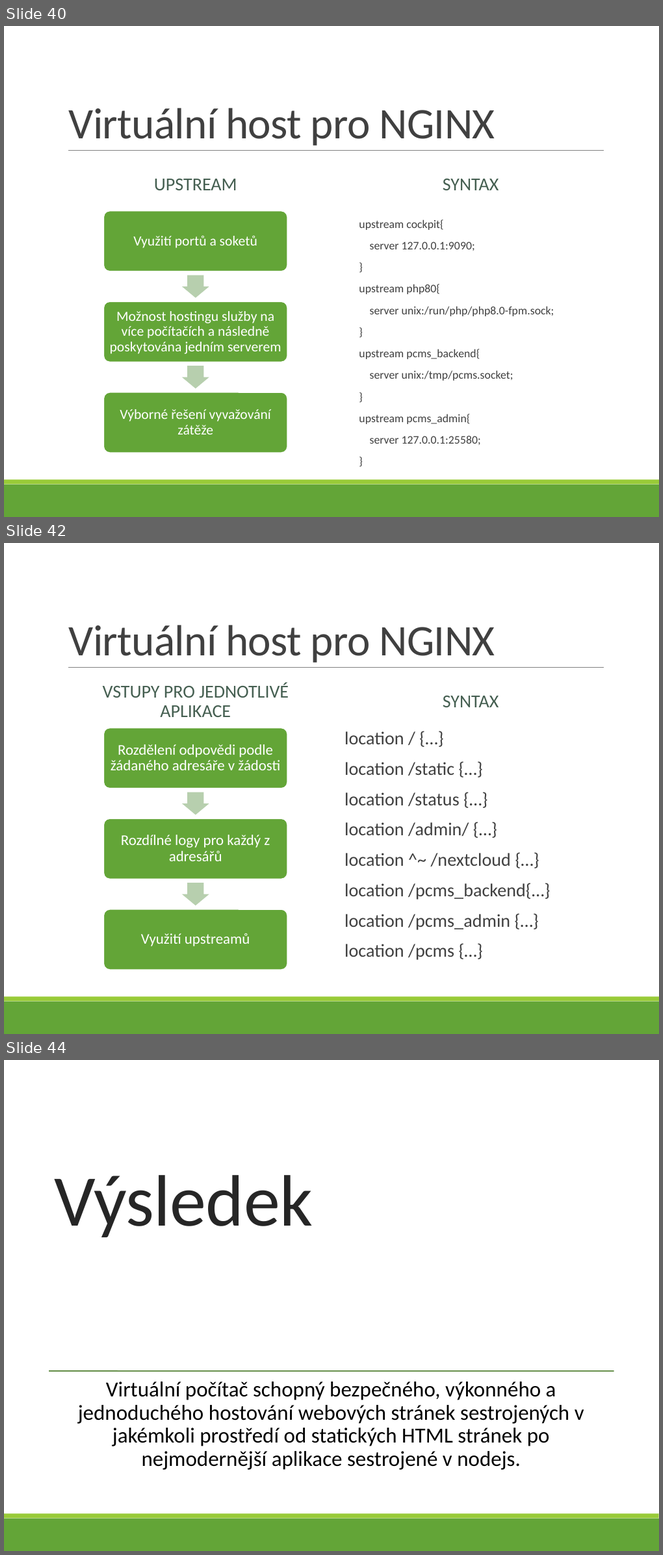
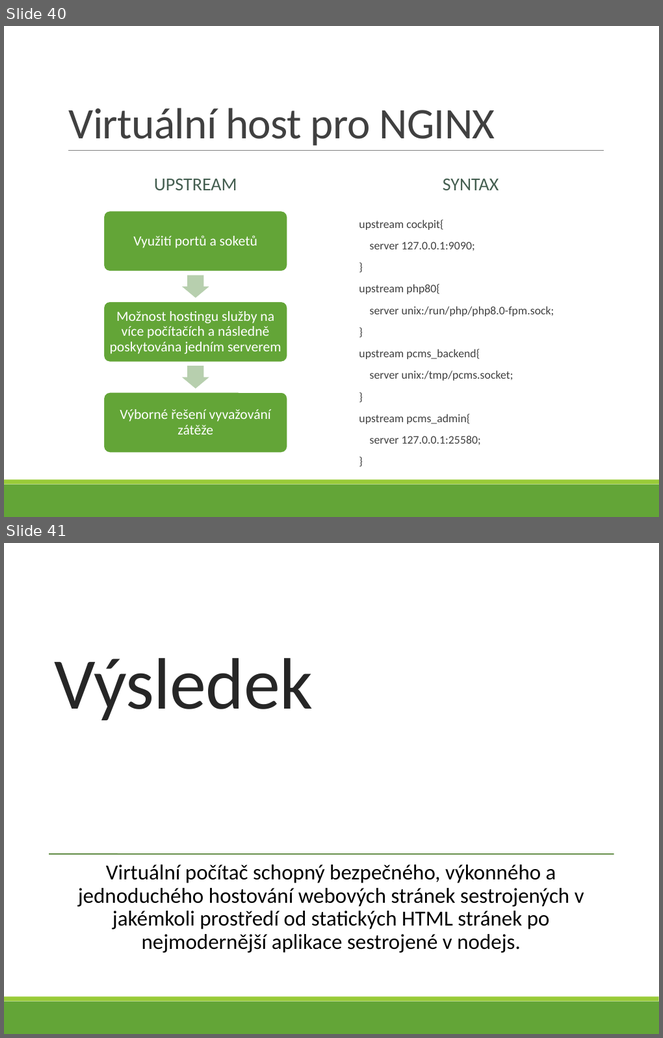
Before and after one commit to bastakka/graduation, a slide deck: Thesis/V4D Bašta Karel - 5 - VMware.pptx. Shown one above the other, each under a label of ours: slides 40, 42 and 44 before the commit, slides 40 and 41 after it; the slides between them are not shown. The pictures are 663x1555 and 663x1038 pixels, drawn with LibreOffice and Linux fonts; fonts in the diff are those of the drawing. Boxes give left, top, right and bottom in pixels: in the first picture for what was removed or moved away, otherwise in the second. Text is boxed around its words. In the diff, an @@ line names an element or a change of style, - is before the commit and + after.

```diff
--- a/Thesis/V4D Bašta Karel - 5 - VMware.pptx
+++ b/Thesis/V4D Bašta Karel - 5 - VMware.pptx
@@ slide 42 removed at (4, 543, 659, 1034), background #FFFFFF; not listed: 3 template elements that a slide beside it also shows @@
@@ title removed at (69, 625, 495, 663) @@
-Virtuální host pro NGINX
@@ text removed at (103, 682, 289, 717) @@
-VSTUPY PRO JEDNOTLIVÉ APLIKACE
@@ text removed at (443, 696, 499, 707) @@
-SYNTAX
@@ text removed at (345, 731, 550, 960) @@
-  location / {…}
-  location /static {…}
-  location /status {…}
-  location /admin/ {…}
-  location ^~ /nextcloud {…}
-  location /pcms_backend{…}
-  location /pcms_admin {…}
-  location /pcms {…}
@@ group removed at (104, 728, 287, 971): 3 rounded rectangles, 3 texts, 2 right arrows @@
-Rozdělení odpovědi podle žádaného adresáře v žádosti
-Rozdílné logy pro každý z adresářů
-Využití upstreamů
@@ what was slide 44 is now slide 41 @@
```
Also in this commit, not shown: 2 other slides removed.
